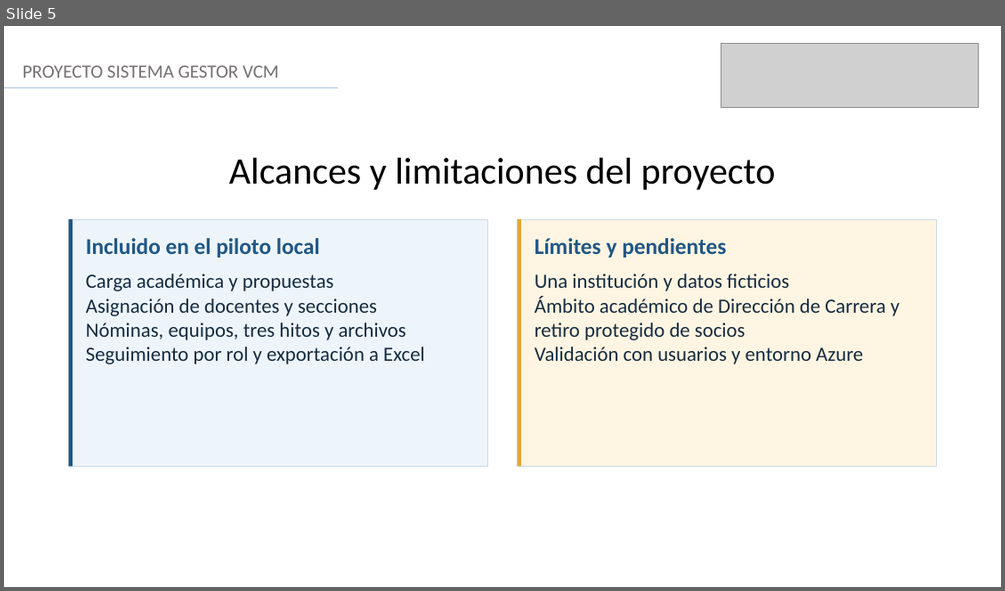
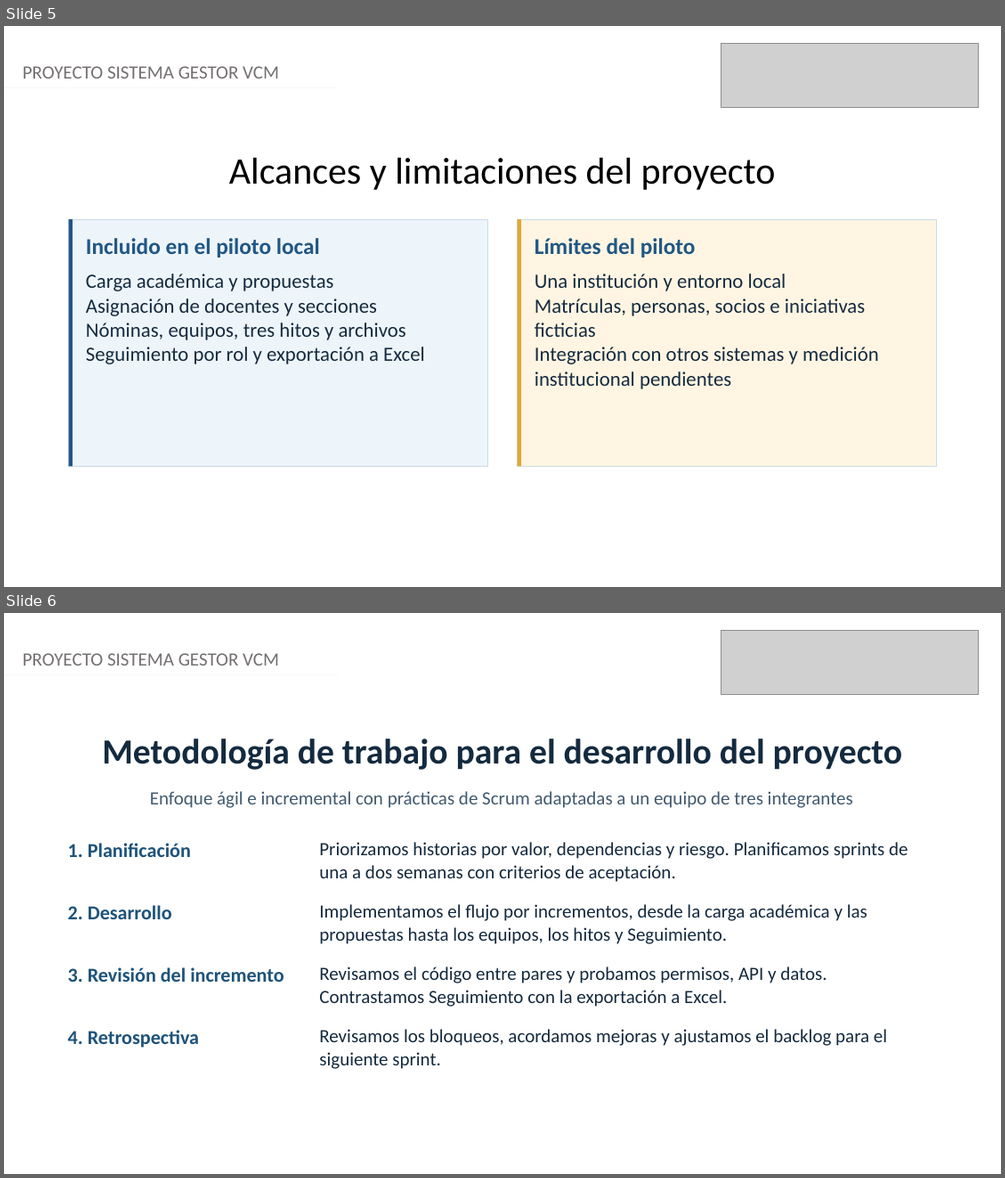
Before and after one commit to chiolinski/APT122-Sistema-Gestor-VCM, a slide deck: Fase 2/Evidencias Grupales/APT122_Presentacion_Final_Proyecto_VCM.pptx. Shown one above the other, each under a label of ours: slide 5 before the commit, slides 5 and 6 after it. The pictures are 1005x591 and 1005x1178 pixels, drawn with LibreOffice and Linux fonts; fonts in the diff are those of the drawing; grey boxes stand for pictures. Boxes give left, top, right and bottom in pixels: in the first picture for what was removed or moved away, otherwise in the second. Text is boxed around its words. In the diff, an @@ line names an element or a change of style, - is before the commit and + after.

```diff
--- a/Fase 2/Evidencias Grupales/APT122_Presentacion_Final_Proyecto_VCM.pptx
+++ b/Fase 2/Evidencias Grupales/APT122_Presentacion_Final_Proyecto_VCM.pptx
@@ slide 6 added at (4, 613, 1001, 1174), background #FFFFFF @@
@@ picture added at (721, 630, 979, 695) @@
@@ text added at (23, 653, 279, 666), 18 pt, text #757070 @@
+PROYECTO SISTEMA GESTOR VCM
@@ line added from (4, 675) to (339, 675), #F5F7FC 1.25 pt @@
@@ text added at (102, 738, 902, 770), 34 pt, text #142A3F, bold @@
+Metodología de trabajo para el desarrollo del proyecto
@@ text added at (150, 791, 853, 808), 18 pt, text #415A70 @@
+Enfoque ágil e incremental con prácticas de Scrum adaptadas a un equipo de tres integrantes
@@ text added at (68, 843, 191, 857), 19 pt, text #1E537B, bold @@
+1. Planificación
@@ text added at (319, 842, 907, 882), 18 pt, text #142A3F @@
+Priorizamos historias por valor, dependencias y riesgo. Planificamos sprints de una a dos semanas con criterios de aceptación.
@@ text added at (68, 905, 172, 919), 19 pt, text #1E537B, bold @@
+2. Desarrollo
@@ text added at (319, 904, 867, 944), 18 pt, text #142A3F @@
+Implementamos el flujo por incrementos, desde la carga académica y las propuestas hasta los equipos, los hitos y Seguimiento.
@@ text added at (68, 967, 283, 981), 19 pt, text #1E537B, bold @@
+3. Revisión del incremento
@@ text added at (319, 966, 826, 1006), 18 pt, text #142A3F @@
+Revisamos el código entre pares y probamos permisos, API y datos. Contrastamos Seguimiento con la exportación a Excel.
@@ text added at (68, 1030, 199, 1047), 19 pt, text #1E537B, bold @@
+4. Retrospectiva
@@ text added at (319, 1029, 887, 1069), 18 pt, text #142A3F @@
+Revisamos los bloqueos, acordamos mejoras y ajustamos el backlog para el siguiente sprint.
@@ slide 5 changed as well @@
@@ text "PROYECTO SISTEMA GESTOR VCM" at (23, 66, 279, 79): text colour #767171 to #757070 @@
@@ line (4, 88) - (339, 88): stroke #ABC0E4 1.25 pt to #F5F7FC 1.25 pt @@
@@ text at (534, 238, 696, 257): text changed @@
-Límites y pendientes
+Límites del piloto
@@ text at (534, 273, 879, 389): text changed @@
-Una institución y datos ficticios
-Ámbito académico de Dirección de Carrera y retiro protegido de socios
-Validación con usuarios y entorno Azure
+Una institución y entorno local
+Matrículas, personas, socios e iniciativas ficticias
+Integración con otros sistemas y medición institucional pendientes
```
Also in this commit, not shown: 7 other slides changed, 8 other slides added, 8 slides removed.
